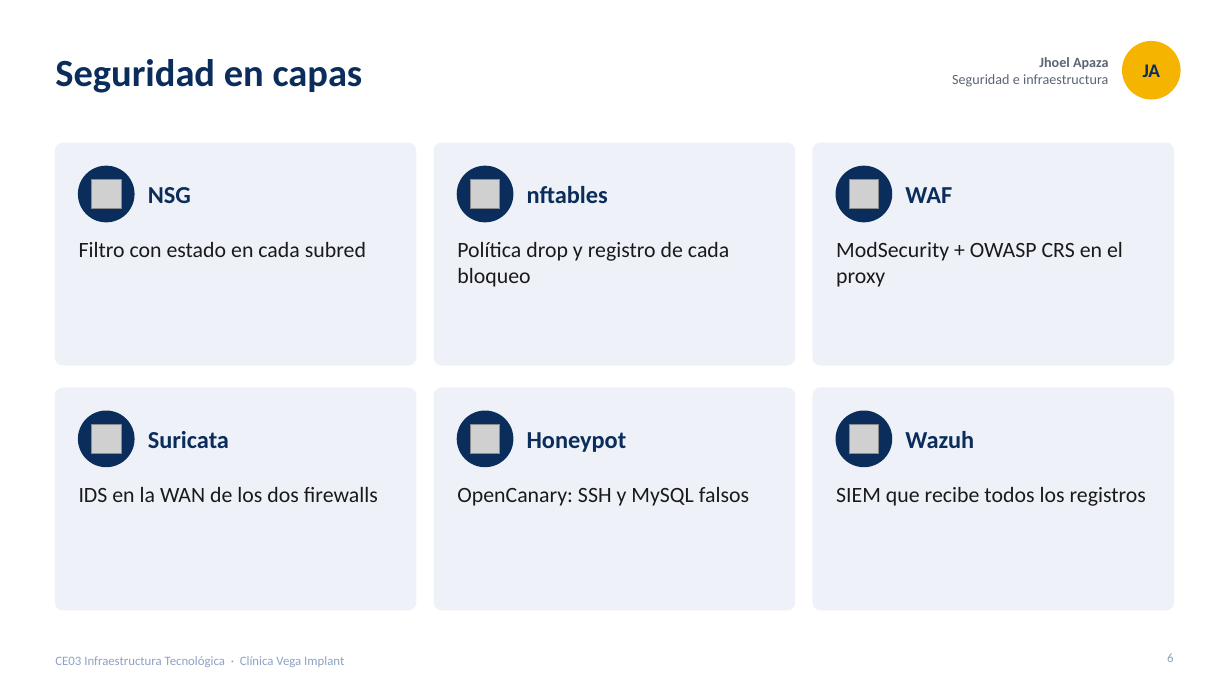
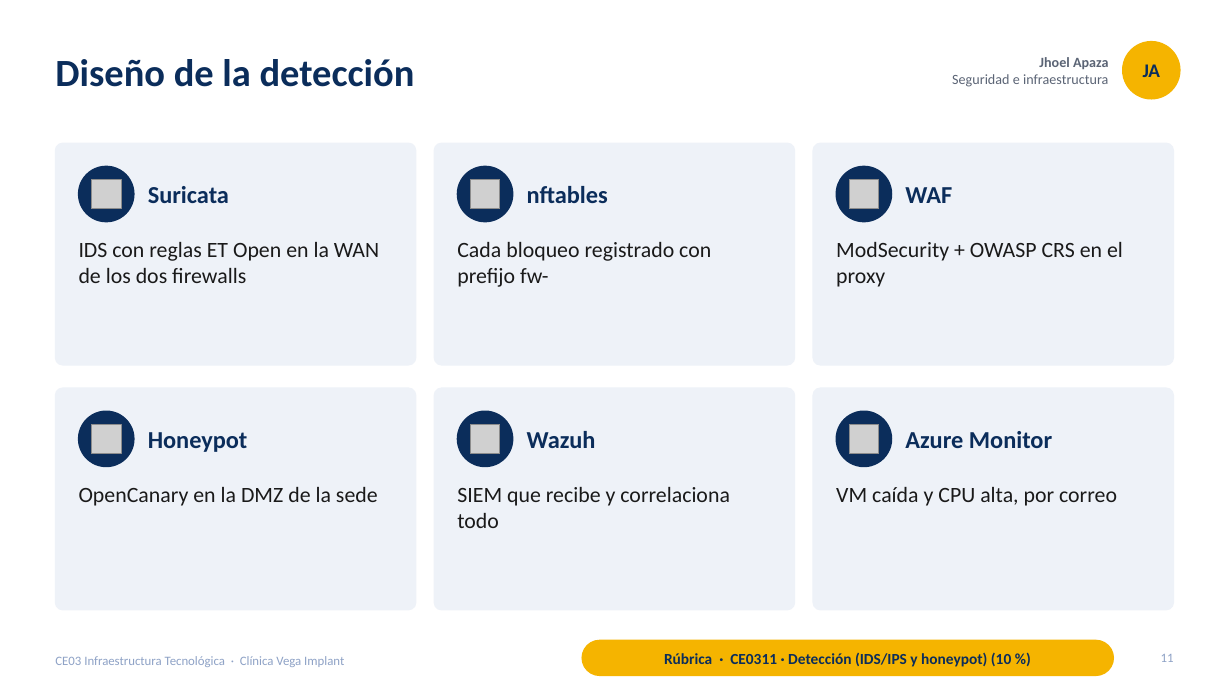
Before and after one commit to francalizaya266-sudo/venga-implantes, a slide deck: slide 11 of docs/entregables/CE03-infraestructura/presentaciones/CE03-Infraestructura-Tecnologica.pptx (slide 6 before the commit). Drawn at 1232x693 pixels with LibreOffice and Linux fonts; fonts in the diff are those of the drawing; grey boxes stand for pictures. Boxes give left, top, right and bottom in pixels: in the first picture for what was removed or moved away, otherwise in the second. Text is boxed around its words. In the diff, an @@ line names an element or a change of style, - is before the commit and + after.

```diff
--- a/docs/entregables/CE03-infraestructura/presentaciones/CE03-Infraestructura-Tecnologica.pptx
+++ b/docs/entregables/CE03-infraestructura/presentaciones/CE03-Infraestructura-Tecnologica.pptx
@@ title at (55,59,415,87): text changed @@
-Seguridad en capas
+Diseño de la detección
@@ text "Suricata": place and size @@
-text "Suricata" at (148,431,229,448)
+text "Suricata" at (148,186,229,203)
@@ text removed at (148,187,191,203) @@
-NSG
@@ text at (79,242,379,283): text changed @@
-Filtro con estado en cada subred
+IDS con reglas ET Open en la WAN de los dos firewalls
@@ text at (457,242,711,287): text changed @@
-Política drop y registro de cada bloqueo
+Cada bloqueo registrado con prefijo fw-
@@ text "Honeypot": place and size @@
-text "Honeypot" at (527,432,627,452)
+text "Honeypot" at (148,432,248,452)
@@ text "Wazuh": place and size @@
-text "Wazuh" at (905,431,974,448)
+text "Wazuh" at (527,431,596,448)
@@ text added at (905,431,1052,448), 19 pt, text #0B2D5B, bold @@
+Azure Monitor
@@ text at (79,487,378,506): text changed @@
-IDS en la WAN de los dos firewalls
+OpenCanary en la DMZ de la sede
@@ text at (457,487,730,528): text changed @@
-OpenCanary: SSH y MySQL falsos
+SIEM que recibe y correlaciona todo
@@ text at (836,487,1117,506): text changed @@
-SIEM que recibe todos los registros
+VM caída y CPU alta, por correo
@@ rounded rectangle added at (582,640,1114,676), fill #F5B400, outline #F5B400 1 pt @@
@@ text added at (664,653,1011,667), 12 pt, text #0B2D5B, bold @@
+Rúbrica · CE0311 · Detección (IDS/IPS y honeypot) (10 %)
@@ page number at (1161,654,1174,662): text changed @@
-6
+11
```
Also in this commit, not shown: 10 other slides changed, 43 slides added, 2 slides removed, 3 other files.
